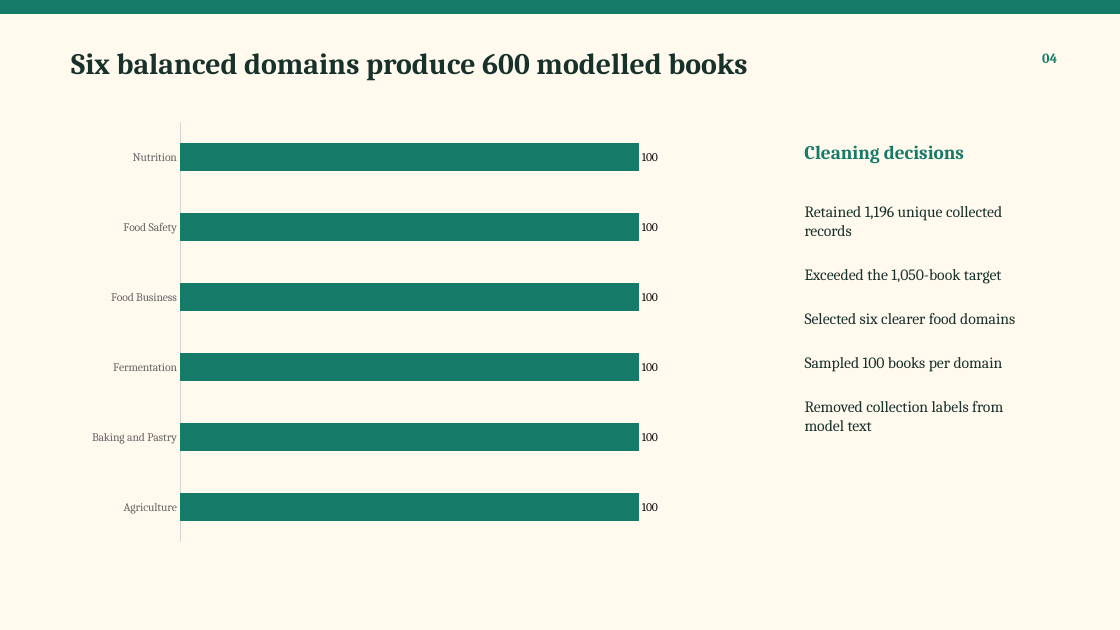
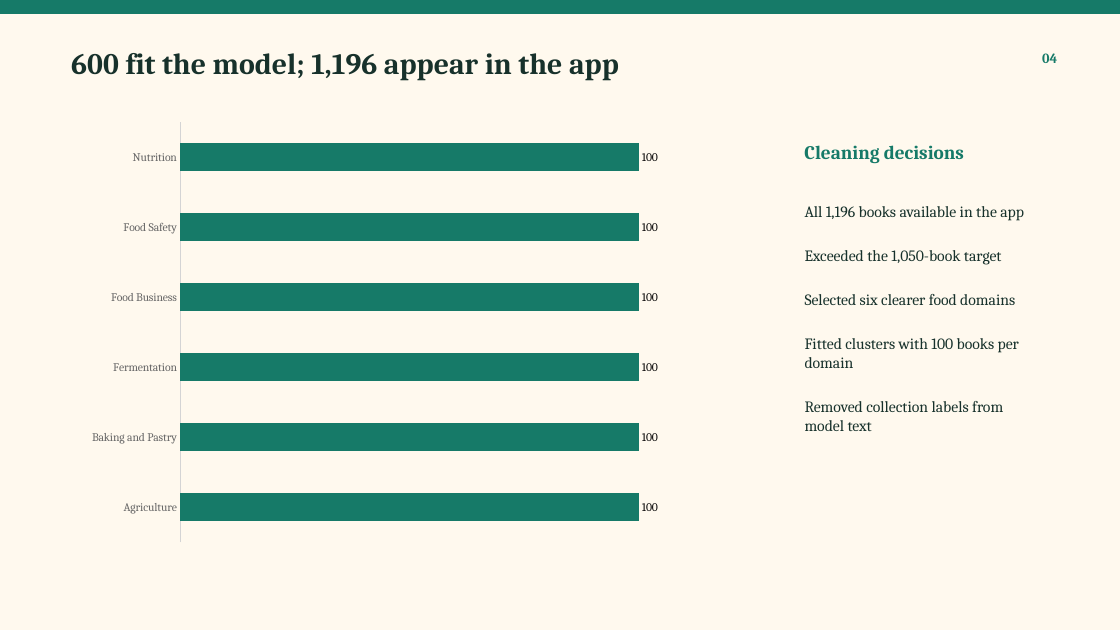
Before and after one commit to synergeo/FoodWise_Reads_Improved, a slide deck: slide 4 of output/FoodWise_Reads_Improved_Presentation.pptx. Drawn at 1120x630 pixels with LibreOffice and Linux fonts; fonts in the diff are those of the drawing. Boxes give left, top, right and bottom in pixels: in the first picture for what was removed or moved away, otherwise in the second. Text is boxed around its words. In the diff, an @@ line names an element or a change of style, - is before the commit and + after.

Commit message:
Make full book catalogue available in app

```diff
--- a/output/FoodWise_Reads_Improved_Presentation.pptx
+++ b/output/FoodWise_Reads_Improved_Presentation.pptx
@@ text at [71, 53, 619, 81]: text changed @@
-Six balanced domains produce 600 modelled books
+600 fit the model; 1,196 appear in the app
@@ text at [805, 206, 1024, 221]: text changed @@
-Retained 1,196 unique collected records
+All 1,196 books available in the app
@@ text at [805, 338, 1019, 368]: text changed @@
-Sampled 100 books per domain
+Fitted clusters with 100 books per domain
```
Also in this commit, not shown: 3 other slides changed, 11 other files.
